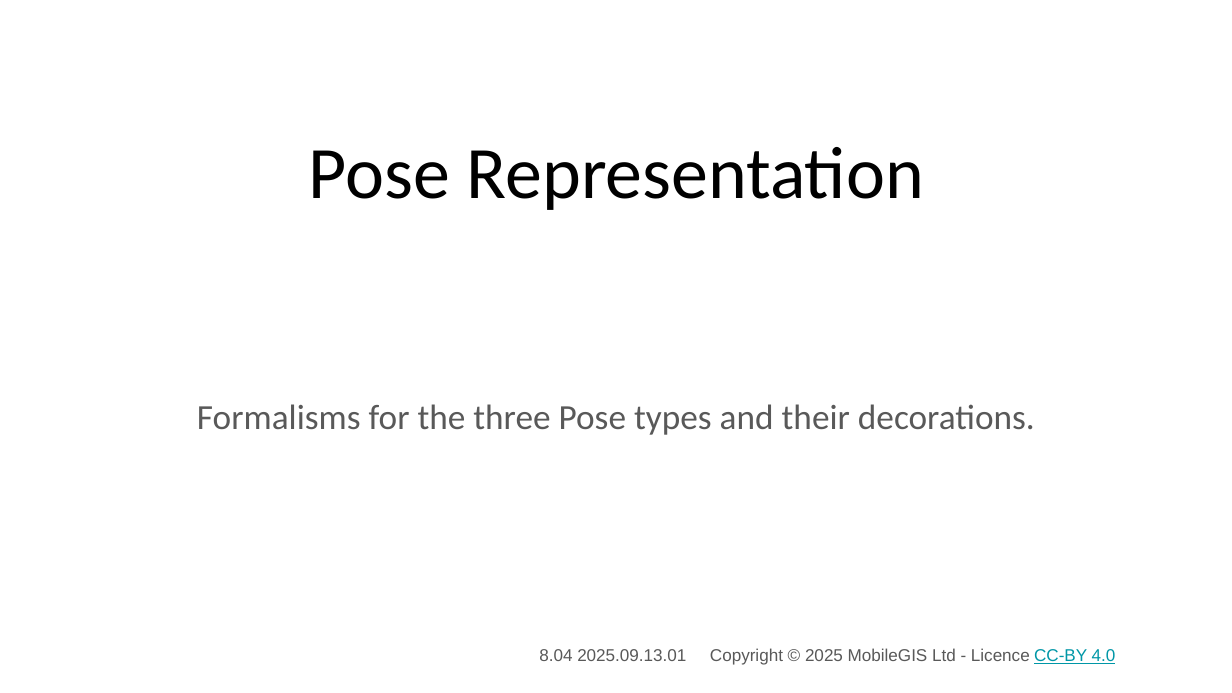
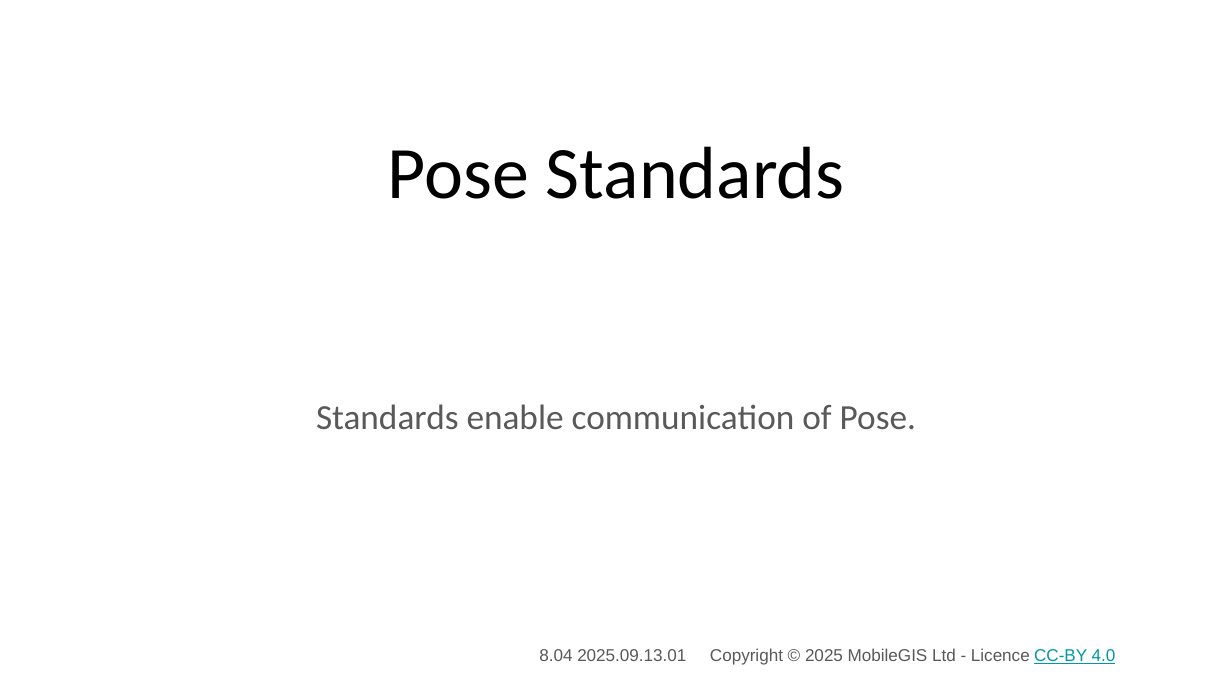
Before and after one commit to 3DXScape/PoseBits, a slide deck: slide 1 of Slides/Standards/Pose_Standards_01.pptx. Drawn at 1232x693 pixels with LibreOffice and Linux fonts; fonts in the diff are those of the drawing; background and template pictures are left out. Boxes give left, top, right and bottom in pixels: in the first picture for what was removed or moved away, otherwise in the second. Text is boxed around its words. In the diff, an @@ line names an element or a change of style, - is before the commit and + after.

```diff
--- a/Slides/Standards/Pose_Standards_01.pptx
+++ b/Slides/Standards/Pose_Standards_01.pptx
@@ title at [388, 146, 845, 199]: text changed @@
-Pose Representation
+Pose Standards
@@ subtitle at [316, 404, 916, 429]: text changed @@
-Formalisms for the three Pose types and their decorations.
+Standards enable communication of Pose.
```
Also in this commit, not shown: 15 other slides changed, 6 other files.
